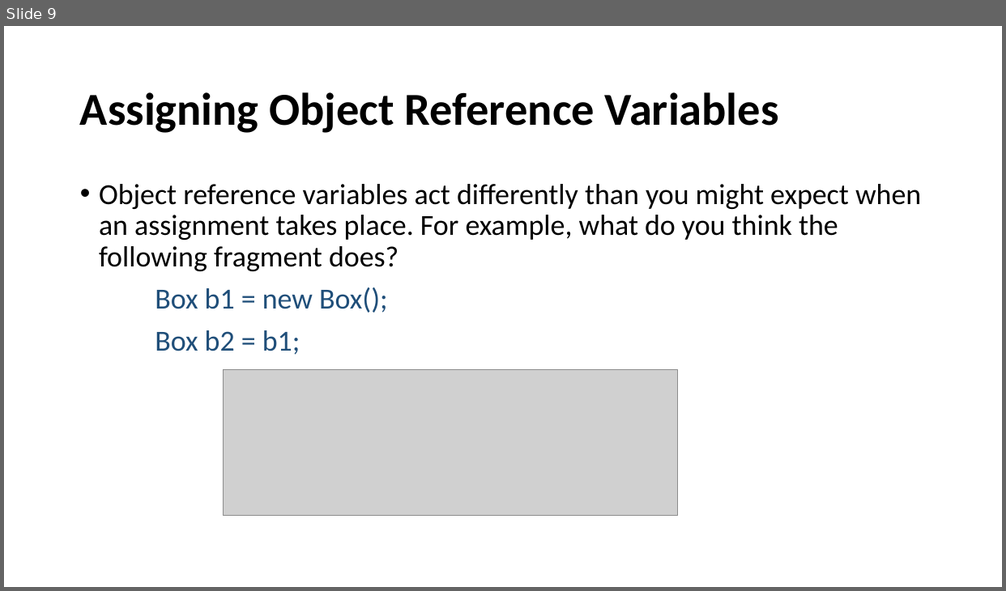
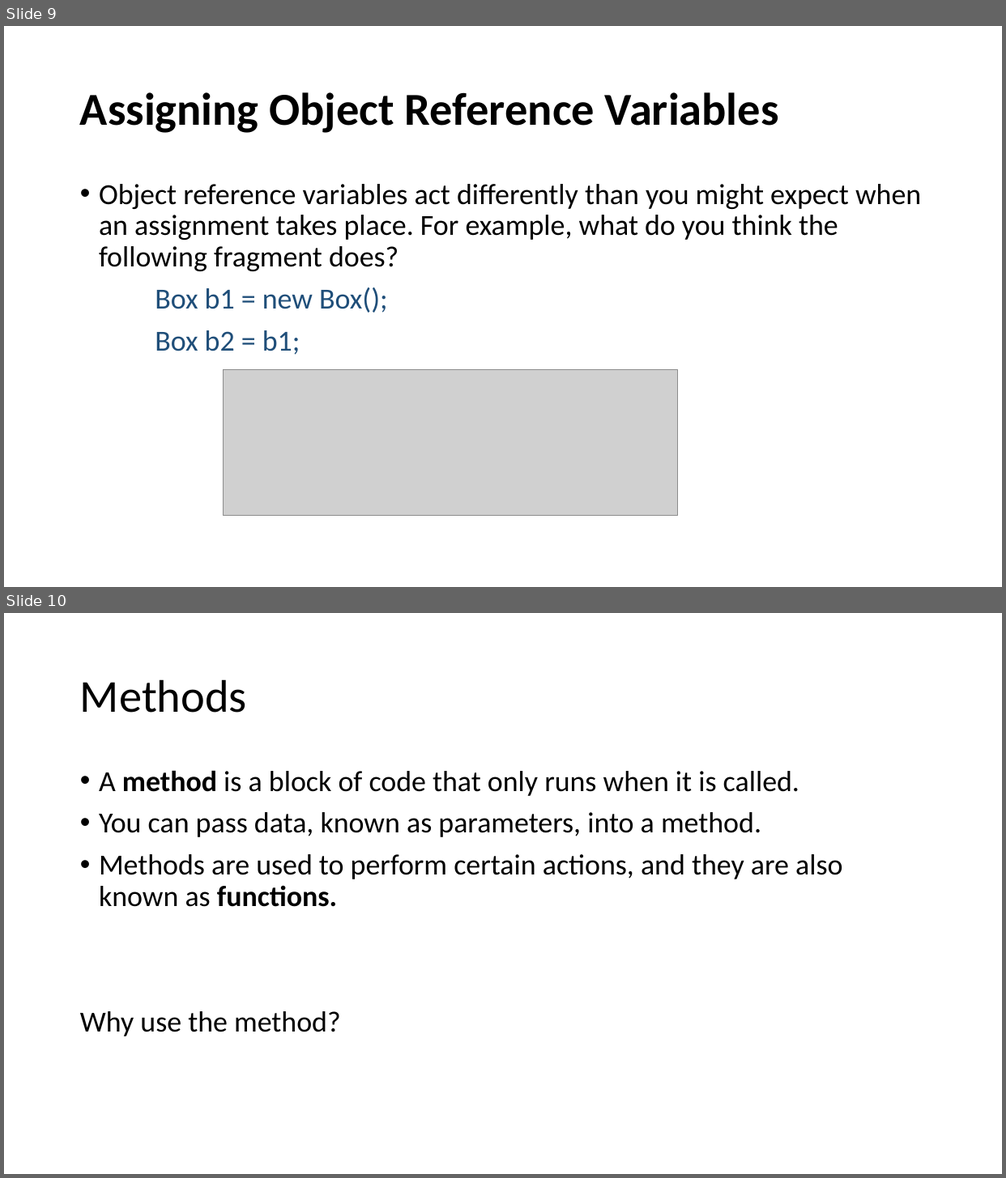
Before and after one commit to Praju-11/Java_Arctic, a slide deck: Class.pptx. Shown one above the other, each under a label of ours: slide 9 before the commit, slides 9 and 10 after it. The pictures are 1006x591 and 1006x1178 pixels, drawn with LibreOffice and Linux fonts; fonts in the diff are those of the drawing; grey boxes stand for pictures. Boxes give left, top, right and bottom in pixels: in the first picture for what was removed or moved away, otherwise in the second. Text is boxed around its words. In the diff, an @@ line names an element or a change of style, - is before the commit and + after.

```diff
--- a/Class.pptx
+++ b/Class.pptx
@@ slide 10 added at box(4, 613, 1002, 1174), background #FFFFFF @@
@@ title added at box(80, 679, 247, 713), 44 pt, text #000000 @@
+Methods
@@ text added at box(80, 770, 842, 1037), 28 pt, text #000000 @@
+• A method is a block of code that only runs when it is called.
+• You can pass data, known as parameters, into a method.
+• Methods are used to perform certain actions, and they are also known as functions.
+Why use the method?
```
Also in this commit, not shown: 20 other slides added, 1 other file.
